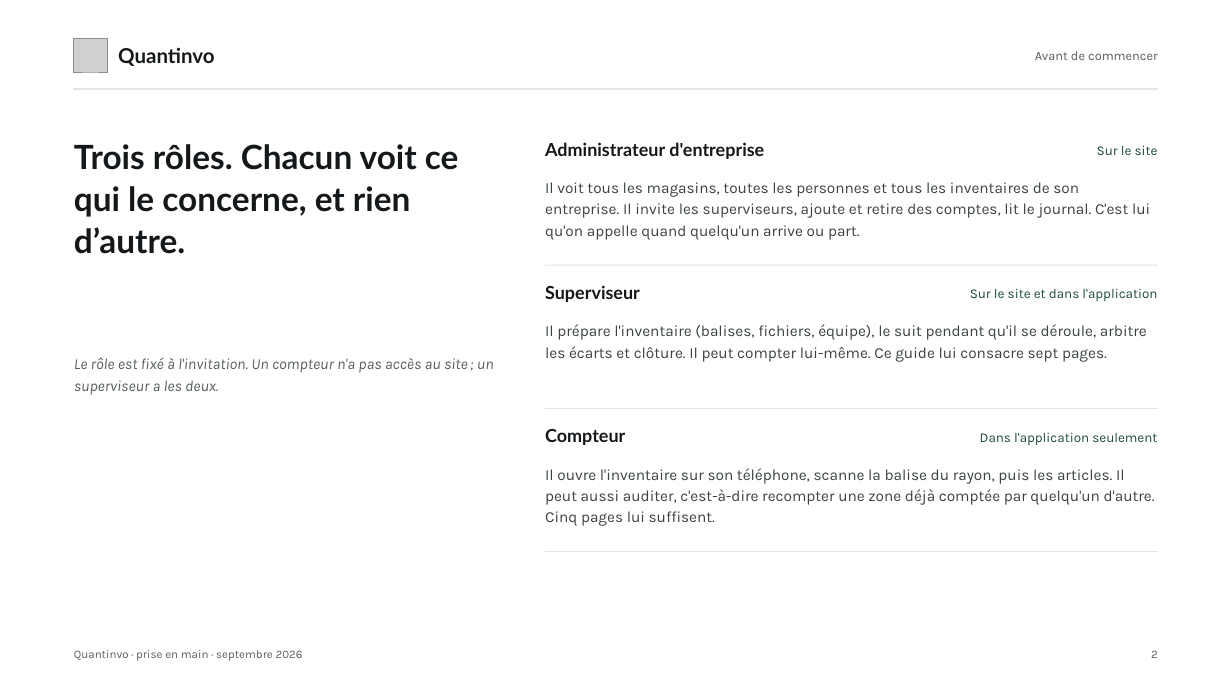
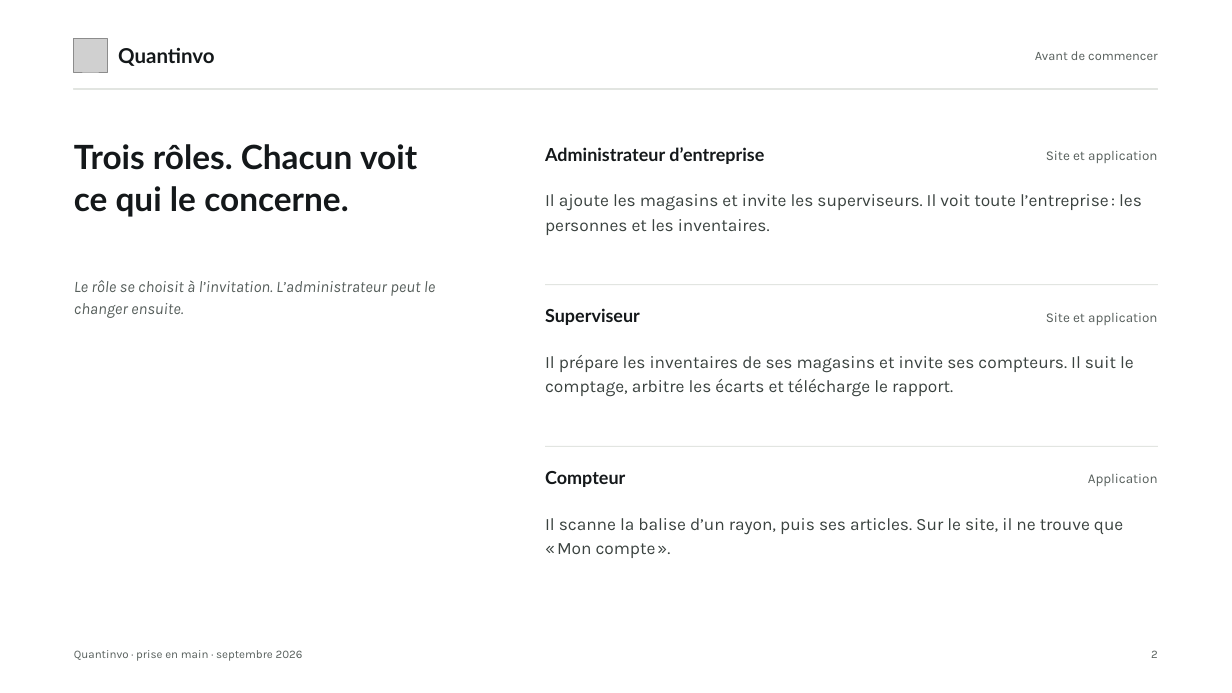
Before and after one commit to devkaylab/Inventaire, a slide deck: slide 2 of docs/entreprise/deck/Quantinvo-prise-en-main-marque.pptx. Drawn at 1232x693 pixels with LibreOffice and Linux fonts; fonts in the diff are those of the drawing; grey boxes stand for pictures. Boxes give left, top, right and bottom in pixels: in the first picture for what was removed or moved away, otherwise in the second. Text is boxed around its words. In the diff, an @@ line names an element or a change of style, - is before the commit and + after.

```diff
--- a/docs/entreprise/deck/Quantinvo-prise-en-main-marque.pptx
+++ b/docs/entreprise/deck/Quantinvo-prise-en-main-marque.pptx
@@ text at (74,144,417,217): text changed @@
-Trois rôles. Chacun voit ce qui le concerne, et rien d’autre.
+Trois rôles. Chacun voit
+ce qui le concerne.
@@ text at (545,147,764,164): text changed @@
-Administrateur d'entreprise
+Administrateur d’entreprise
@@ text at (1046,151,1157,163): text changed; text colour #1E4D3B to #575F5C @@
-Sur le site
+Site et application
@@ text at (545,194,1142,235): text changed; size 12 to 13.5 pt @@
-Il voit tous les magasins, toutes les personnes et tous les inventaires de son entreprise. Il invite les superviseurs, ajoute et retire des comptes, lit le journal. C'est lui qu'on appelle quand quelqu'un arrive ou part.
+Il ajoute les magasins et invite les superviseurs. Il voit toute l’entreprise : les personnes et les inventaires.
@@ text at (74,280,435,318): text changed; size 12 to 12.5 pt @@
-Le rôle est fixé à l'invitation. Un compteur n'a pas accès au site ; un superviseur a les deux.
+Le rôle se choisit à l’invitation. L’administrateur peut le changer ensuite.
@@ line moved from (545, 265) - (1158, 265) to (545, 285) - (1158, 285) @@
@@ text "Superviseur": place and size @@
-text "Superviseur" at (545,285,640,302)
+text "Superviseur" at (545,308,640,325)
@@ text at (1046,313,1157,325): text changed; text colour #1E4D3B to #575F5C @@
-Sur le site et dans l'application
+Site et application
@@ text at (545,355,1134,397): text changed; size 12 to 13.5 pt @@
-Il prépare l'inventaire (balises, fichiers, équipe), le suit pendant qu'il se déroule, arbitre les écarts et clôture. Il peut compter lui-même. Ce guide lui consacre sept pages.
+Il prépare les inventaires de ses magasins et invite ses compteurs. Il suit le comptage, arbitre les écarts et télécharge le rapport.
@@ line moved from (545, 409) - (1158, 409) to (545, 446) - (1158, 446) @@
@@ text "Compteur": place and size @@
-text "Compteur" at (545,429,625,445)
+text "Compteur" at (545,471,625,487)
@@ text at (1088,474,1158,486): text changed; text colour #1E4D3B to #575F5C @@
-Dans l'application seulement
+Application
@@ text at (545,518,1123,558): text changed; size 12 to 13.5 pt @@
-Il ouvre l'inventaire sur son téléphone, scanne la balise du rayon, puis les articles. Il peut aussi auditer, c'est-à-dire recompter une zone déjà comptée par quelqu'un d'autre. Cinq pages lui suffisent.
+Il scanne la balise d’un rayon, puis ses articles. Sur le site, il ne trouve que « Mon compte ».
@@ line removed from (545, 552) to (1158, 552) @@
```
Also in this commit, not shown: 4 other slides changed, 23 slides added, 14 slides removed, 26 other files.
